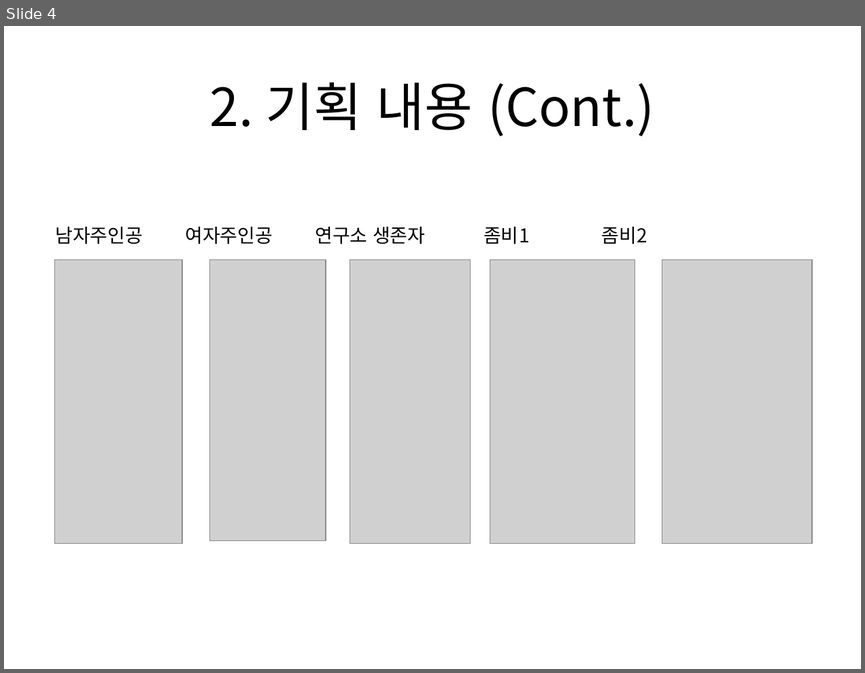
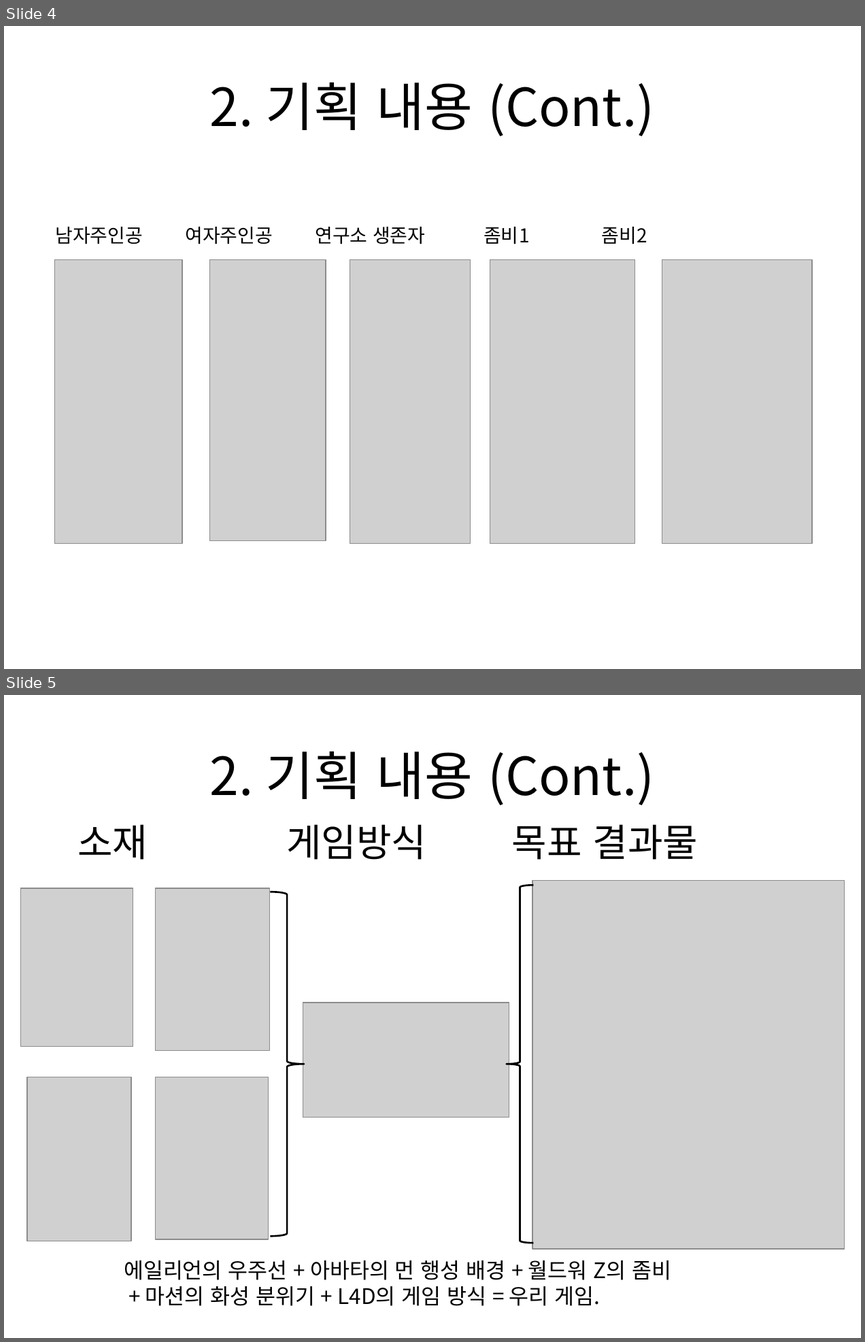
Before and after one commit to TomLeeLive/enpgame, a slide deck: doc/_pt_doc/N2_Team_1st_PT_20161024.pptx. Shown one above the other, each under a label of ours: slide 4 before the commit, slides 4 and 5 after it. The pictures are 865x673 and 865x1342 pixels, drawn with LibreOffice and Linux fonts; fonts in the diff are those of the drawing; grey boxes stand for pictures; background and template pictures are left out. Boxes give left, top, right and bottom in pixels: in the first picture for what was removed or moved away, otherwise in the second. Text is boxed around its words. In the diff, an @@ line names an element or a change of style, - is before the commit and + after.

```diff
--- a/doc/_pt_doc/N2_Team_1st_PT_20161024.pptx
+++ b/doc/_pt_doc/N2_Team_1st_PT_20161024.pptx
@@ slide 5 added at box(4, 695, 861, 1338), background picture (left out); not listed: 1 template element that a slide beside it also shows @@
@@ title added at box(210, 751, 655, 805), 44 pt, text #000000 @@
+2. 기획 내용 (Cont.)
@@ text added at box(77, 824, 698, 860), 32 pt, text #000000 @@
+소재 게임방식 목표 결과물
@@ picture added at box(20, 888, 133, 1045) @@
@@ picture added at box(156, 888, 270, 1050) @@
@@ right brace added at box(271, 892, 304, 1236), outline #000000 1.5 pt @@
@@ left brace added at box(506, 885, 532, 1242), outline #000000 1.5 pt @@
@@ picture added at box(532, 880, 844, 1249) @@
@@ picture added at box(303, 1002, 509, 1117) @@
@@ picture added at box(27, 1077, 130, 1241) @@
@@ picture added at box(156, 1077, 268, 1239) @@
@@ text added at box(124, 1260, 671, 1306), 18 pt, text #000000 @@
+에일리언의 우주선 + 아바타의 먼 행성 배경 + 월드워 Z의 좀비
++ 마션의 화성 분위기 + L4D의 게임 방식 = 우리 게임.
```
Also in this commit, not shown: 7 other slides changed.
